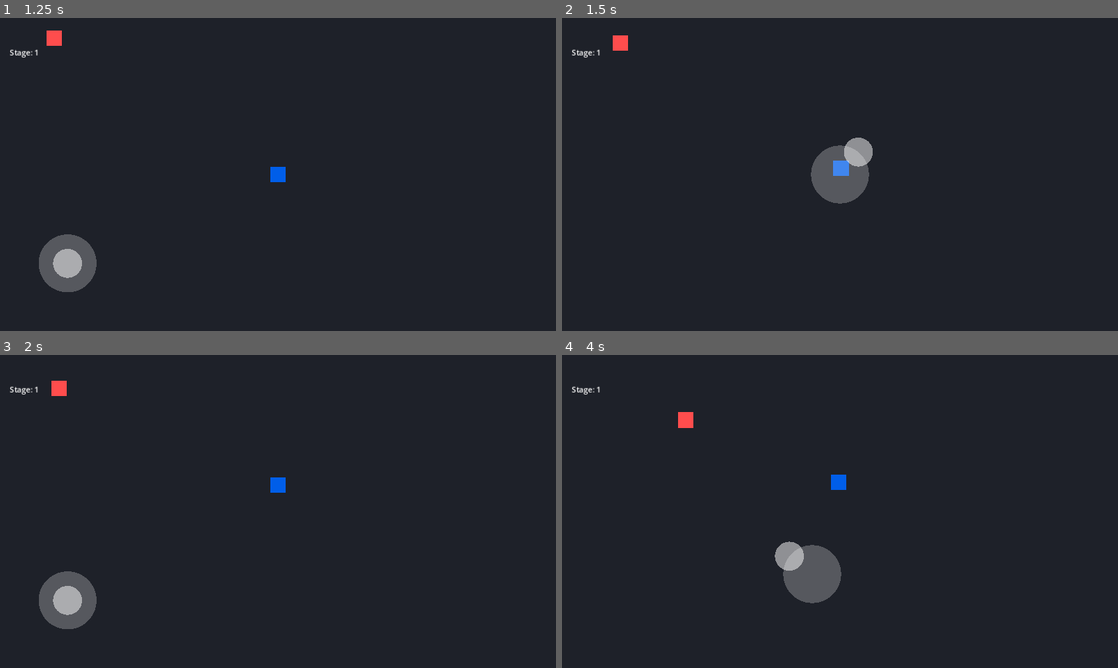
Above: before the commit, frames 1-4 (two rows, left to right).
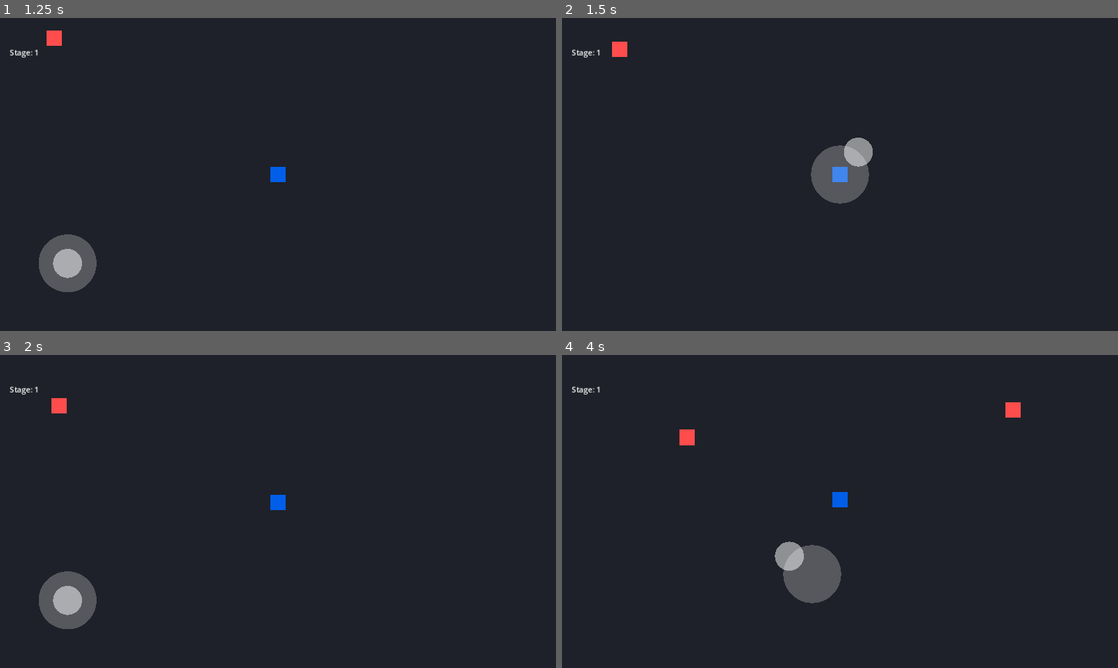
Above: after the commit, the same moments.

Repository: fearghost/vamsurlike_remake
Game: Godot game, scene res://scenes/ui/main_menu.tscn
Same seed, same stepped clock (60 frames per second), same inputs: the game is played once before the commit and once after it.
Inputs (mouse positions are in pixels of both pictures, inside the frame that each line leads up to):
- Up to frame 1 (1.25 s): click "Start" at 0.5 s
- Up to frame 2 (1.5 s): drag from (840, 174) to (895, 105) at 1.27 s
- Up to frame 3 (2 s): no input
- Up to frame 4 (4 s): drag from (728, 527) to (812, 574) at 2.02 s; move the mouse to (895, 442) at 2.77 s; click (895, 442) at 2.92 s; drag from (812, 574) to (673, 464) at 3.52 s

Frame 1 is identical in both runs. In frame 2, 0.2% of the frame differs, in the area x 9-52%, y 5-53%; in frame 3, 0.5%; in frame 4, 0.7%, in the area x 20-83%, y 15-49%.

Commit message:
Fix on-device bugs: physics-tick movement/AI, camera viewport clamp, wave respawn, projectile lifetime; add smoke test Phases 7-8 and gate APK build on smoke test

Diff:
--- a/vamsurlike_remake/scenes/game/projectile.gd
+++ b/vamsurlike_remake/scenes/game/projectile.gd
@@ -10,6 +10,13 @@
 @export var source_type: String = "player"  # "player" or "enemy"
 
 var velocity: Vector2 = Vector2.ZERO
+
+# Max time a projectile may live before self-destructing. Missed shots used to
+# fly forever and accumulate in the scene tree — dozens of live Area2Ds add
+# physics cost every tick, which drags down FPS on mobile (stutter). 3s is
+# far more than any shot needs (max engagement distance ~300px at 300-400px/s).
+const LIFETIME: float = 3.0
+var _lifetime: float = LIFETIME
 
 
 func _ready() -> void:
@@ -44,16 +51,23 @@
 			(sprite as ColorRect).color = Color(1, 0.5, 0, 1)      # Orange for enemy
 
 
-func _process(delta: float) -> void:
+## _physics_process (not _process) so bullet speed is constant regardless of
+## the device's render frame rate.
+func _physics_process(delta: float) -> void:
 	position += velocity * delta
+	_lifetime -= delta
+	if _lifetime <= 0.0:
+		_on_destroyed()
 
 
 func set_velocity(dir: Vector2) -> void:
 	velocity = dir.normalized() * speed
+	_lifetime = LIFETIME  # pooled projectiles keep stale state — reset on acquire
 
 
 func set_direction(dir: Vector2) -> void:
 	velocity = (dir.normalized() if dir.length() > 0.001 else Vector2.RIGHT) * speed
+	_lifetime = LIFETIME
 
 
 ## Legacy alias kept for callers that still use the old name.
--- a/vamsurlike_remake/scripts/enemy/enemy_ai.gd
+++ b/vamsurlike_remake/scripts/enemy/enemy_ai.gd
@@ -90,7 +90,10 @@
 			return true
 	return false
 
-func _process(delta: float) -> void:
+## AI runs in _physics_process (NOT _process): move_and_slide() must be called
+## on the physics tick, otherwise enemy speed is tied to the render frame rate
+## and stutters whenever the device's FPS drops under load.
+func _physics_process(delta: float) -> void:
 	if not is_alive or player_ref == null:
 		return
 
--- a/vamsurlike_remake/scripts/enemy/spawner.gd
+++ b/vamsurlike_remake/scripts/enemy/spawner.gd
@@ -128,10 +128,17 @@
 		is_waving_active = false
 		return
 
-	# Wait for the configured interval before spawning next enemy
-	var spawn_interval := wave.get("spawn_interval", 1.0) as float
-	spawn_timer.wait_time = spawn_interval
-	spawn_timer.start()
+	# Spawn the next enemy in the queue. (The old code only restarted the
+	# timer here and never spawned — so every wave produced exactly one
+	# enemy, _enemies_alive never reached 0, and no wave ever "cleared":
+	# the on-device "enemies don't respawn" bug.)
+	_spawn_next_enemy(wave)
+
+	# Keep spawning until the queue is empty.
+	if not wave["enemies"].is_empty():
+		var spawn_interval := wave.get("spawn_interval", 1.0) as float
+		spawn_timer.wait_time = spawn_interval
+		spawn_timer.start()
 
 
 func _on_enemy_died() -> void:
--- a/vamsurlike_remake/scripts/game/map_camera.gd
+++ b/vamsurlike_remake/scripts/game/map_camera.gd
@@ -1,11 +1,14 @@
 class_name MapCamera
 extends Camera2D
 
-# Viewport size (1280x720) and map size (2560x1440) mirror project.godot / MapConfig.
-const VW := 1280.0
-const VH := 720.0
+# Map size mirrors MapConfig.MAP_SIZE / project.godot.
 const MW := 2560.0
 const MH := 1440.0
+# Design-time logical viewport (project.godot window size). Used only as a
+# fallback when the viewport reports a degenerate size (e.g. headless -s mode
+# before layout).
+const DESIGN_VW := 1280.0
+const DESIGN_VH := 720.0
 
 var player: Node2D = null
 
@@ -17,20 +20,30 @@
 		player = _find_player()
 		if player == null:
 			return
-	var hw := VW * 0.5
-	var hh := VH * 0.5
-	var mx := MW - hw
-	var my := MH - hh
+
+	# Read the ACTUAL viewport size instead of hardcoding 1280x720. If a device
+	# ever runs with a different logical size (stretch not applied, different
+	# aspect), hardcoded constants clamp the camera too early and the player
+	# walks off-screen at the map edges — the on-device "blue box disappears"
+	# bug.
+	var vp_size := get_viewport().get_visible_rect().size
+	if vp_size.x <= 0.0 or vp_size.y <= 0.0:
+		vp_size = Vector2(DESIGN_VW, DESIGN_VH)
+	var half := (vp_size * 0.5) / zoom
+
 	var pos := player.global_position
-	if MW <= VW:
-		pos.x = MW * 0.5
-	else:
-		pos.x = clampf(pos.x, hw, mx)
-	if MH <= VH:
-		pos.y = MH * 0.5
-	else:
-		pos.y = clampf(pos.y, hh, my)
+	pos.x = _clamp_axis(pos.x, MW, half.x)
+	pos.y = _clamp_axis(pos.y, MH, half.y)
 	global_position = pos
+
+
+## Clamp the camera so the viewport stays inside the map; center it on that
+## axis when the map is smaller than the viewport.
+func _clamp_axis(p: float, map_size: float, half_view: float) -> float:
+	if half_view <= 0.0 or map_size <= half_view * 2.0:
+		return map_size * 0.5
+	return clampf(p, half_view, map_size - half_view)
+
 
 func _find_player() -> Node2D:
 	var tree := get_tree()
--- a/vamsurlike_remake/scripts/player/player_controller.gd
+++ b/vamsurlike_remake/scripts/player/player_controller.gd
@@ -50,7 +50,12 @@
 		auto_attack = $AutoAttack if has_node("AutoAttack") else null
 
 
-func _process(delta: float) -> void:
+## Movement runs in _physics_process (NOT _process): move_and_slide() must be
+## called on the physics tick. In _process the step size is tied to the RENDER
+## frame rate, so on a device whose FPS drops under combat load the player
+## crawls/freezes and then speeds back up — the on-device "controls stop
+## working, stutters, then moves again" bug.
+func _physics_process(delta: float) -> void:
 	velocity = current_direction * move_speed
 	move_and_slide()
 
--- a/vamsurlike_remake/tests/smoke_test.gd
+++ b/vamsurlike_remake/tests/smoke_test.gd
@@ -56,6 +56,8 @@
 	await _test_joystick_movement()
 	await _test_enemy_spawning()
 	await _test_auto_attack_and_collision()
+	await _test_camera_keeps_player_in_view()
+	await _test_wave_respawns_enemies()
 	_print_summary()
 
 
@@ -251,7 +253,11 @@
 	joystick._gui_input(_make_touch(300.0, 500.0, true))
 	await process_frame
 	joystick._gui_input(_make_drag(380.0, 500.0))
-	for i in range(20):
+	# Movement happens in _physics_process (60Hz real-time ticks even in
+	# headless), so poll against a wall-clock deadline — a fixed frame count
+	# can close before the first physics tick lands (headless has no vsync).
+	var deadline := Time.get_ticks_msec() + 300
+	while Time.get_ticks_msec() < deadline:
 		await process_frame
 		if player.global_position != start_pos:
 			joystick._gui_input(_make_touch(380.0, 500.0, false))
@@ -399,6 +405,101 @@
 		passes.append("projectile moves after firing (in-tree, _process running)")
 	else:
 		failures.append("projectile did not move after firing (not in tree / _process dead)")
+
+
+## Phase 7: the on-device "blue box disappears off-screen" bug. The camera must
+## follow the player and clamp at the map edges so the player stays inside the
+## visible viewport rect even when standing at a map corner.
+func _test_camera_keeps_player_in_view() -> void:
+	print("--- Phase 7: camera keeps the player in view at map corners ---")
+	var cs := current_scene
+	if cs == null or not cs.name.to_lower().contains("combat"):
+		failures.append("camera: combat scene not active — skipped")
+		return
+
+	var player := cs.get_node_or_null("Player")
+	var camera := cs.get_node_or_null("MapCamera")
+	if player == null or camera == null:
+		failures.append("camera: Player or MapCamera missing from combat scene")
+		printerr("[FAIL] camera: nodes missing (player=%s, camera=%s)" % [str(player), str(camera)])
+		return
+
+	var vp_size := camera.get_viewport().get_visible_rect().size
+	if vp_size.x <= 0.0 or vp_size.y <= 0.0:
+		vp_size = Vector2(1280.0, 720.0)  # same fallback as MapCamera
+	var half := (vp_size * 0.5) / camera.zoom
+
+	var map_size := Vector2(2560.0, 1440.0)
+	var corners := [
+		Vector2(18.0, 18.0),
+		map_size - Vector2(18.0, 18.0),
+		Vector2(18.0, map_size.y - 18.0),
+		Vector2(map_size.x - 18.0, 18.0),
+	]
+	var bad := 0
+	for corner in corners:
+		player.global_position = corner
+		await process_frame
+		await process_frame
+		var cam_pos: Vector2 = camera.global_position
+		var p: Vector2 = player.global_position
+		if absf(p.x - cam_pos.x) > half.x + 1.0 or absf(p.y - cam_pos.y) > half.y + 1.0:
+			bad += 1
+			failures.append("camera: player at map corner %s is OUTSIDE the visible rect (camera %s, half-viewport %s)" % [str(corner), str(cam_pos), str(half)])
+			printerr("[FAIL] camera: player off-screen at corner %s" % str(corner))
+	if bad == 0:
+		passes.append("camera keeps the player in view at all four map corners")
+	await process_frame
+
+
+## Phase 8: the on-device "enemies don't respawn" bug. The spawn timer's
+## timeout handler must actually SPAWN the next queued enemy — the old code
+## only restarted the timer, so each wave produced exactly one enemy and the
+## alive-counter never reached zero (no wave ever cleared).
+func _test_wave_respawns_enemies() -> void:
+	print("--- Phase 8: spawn timer timeout spawns the next queued enemy ---")
+	var cs := current_scene
+	if cs == null or not cs.name.to_lower().contains("combat"):
+		failures.append("respawn: combat scene not active — skipped")
+		return
+
+	var spawner := cs.get_node_or_null("Spawner")
+	if spawner == null:
+		failures.append("respawn: Spawner missing from combat scene")
+		printerr("[FAIL] respawn: no Spawner node")
+		return
+
+	# Stop auto-attack so freshly spawned enemies can't be killed mid-check.
+	var player := cs.get_node_or_null("Player")
+	var auto_attack := player.get_node_or_null("AutoAttack") if player != null else null
+	if auto_attack != null:
+		auto_attack.is_attacking = false
+
+	# Wait for in-flight projectiles from earlier phases to expire (3s
+	# lifetime) so one can't kill an enemy between the before/after counts.
+	var clear_deadline := Time.get_ticks_msec() + 4000
+	while not get_nodes_in_group("projectiles").is_empty() and Time.get_ticks_msec() < clear_deadline:
+		await process_frame
+
+	var wave := spawner.wave_data[spawner.current_wave]
+	if not wave["enemies"].is_empty():
+		# Queue still has enemies — the timeout handler must spawn one now.
+		var before := get_nodes_in_group("enemies").size()
+		spawner._on_spawn_timer_timeout()
+		await process_frame
+		await process_frame
+		var after := get_nodes_in_group("enemies").size()
+		if after == before + 1:
+			passes.append("spawn timer timeout spawned the next queued enemy (%d -> %d)" % [before, after])
+		else:
+			failures.append("respawn: enemy count did not increase after spawn-timer timeout (%d -> %d) — enemies never respawn" % [before, after])
+			printerr("[FAIL] respawn: %d -> %d" % [before, after])
+	else:
+		# Queue already drained by the real timer — that only happens if the
+		# timeout handler actually spawns (the old bug left the queue
+		# non-empty forever after enemy #1).
+		passes.append("spawn queue fully drained — every queued enemy of the current wave was spawned")
+	await process_frame
 
 
 func _print_summary() -> void:
